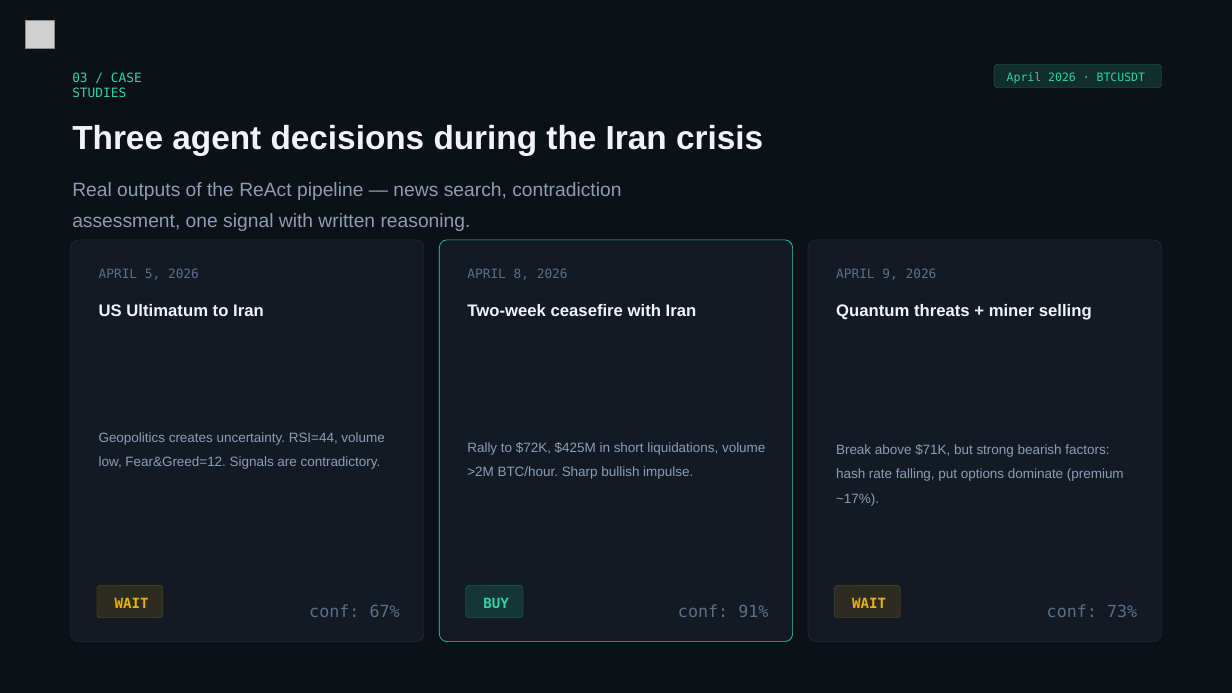
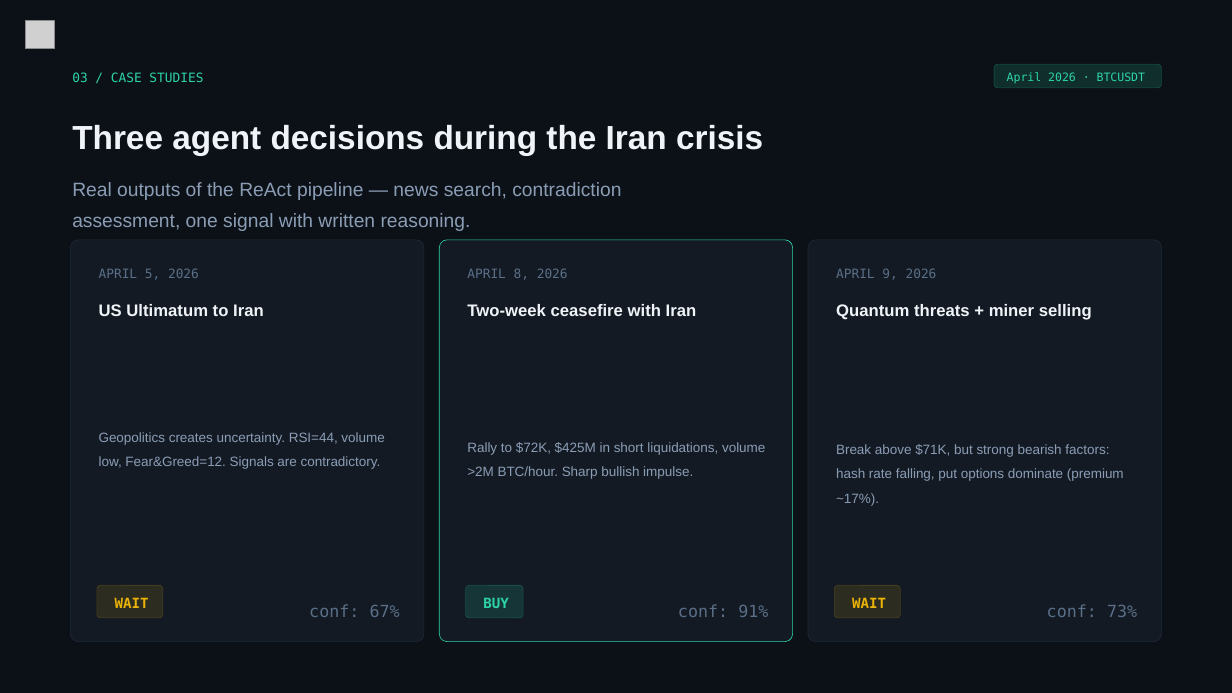
Before and after one commit to theonetrade/theonetrade, a slide deck: slide 10 of assets/theonetrade_en.pptx. Drawn at 1232x693 pixels with LibreOffice and Linux fonts; fonts in the diff are those of the drawing; grey boxes stand for pictures. Boxes give left, top, right and bottom in pixels: in the first picture for what was removed or moved away, otherwise in the second. Text is boxed around its words. In the diff, an @@ line names an element or a change of style, - is before the commit and + after.

```diff
--- a/assets/theonetrade_en.pptx
+++ b/assets/theonetrade_en.pptx
@@ text "03 / CASE STUDIES" rewrapped from [72, 72, 142, 97] to [72, 72, 203, 82] @@
```
Also in this commit, not shown: 7 other slides changed, 1 other file.
